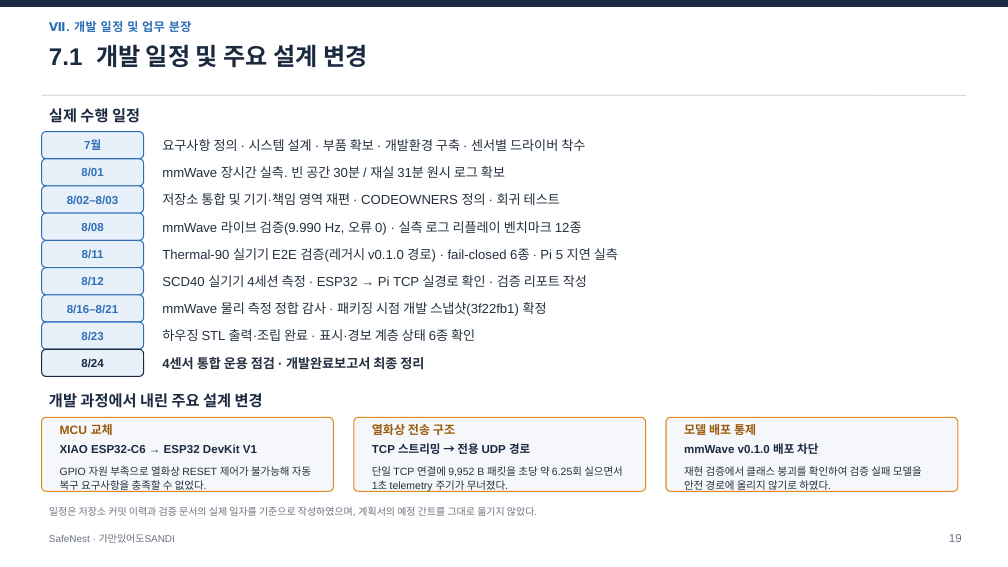
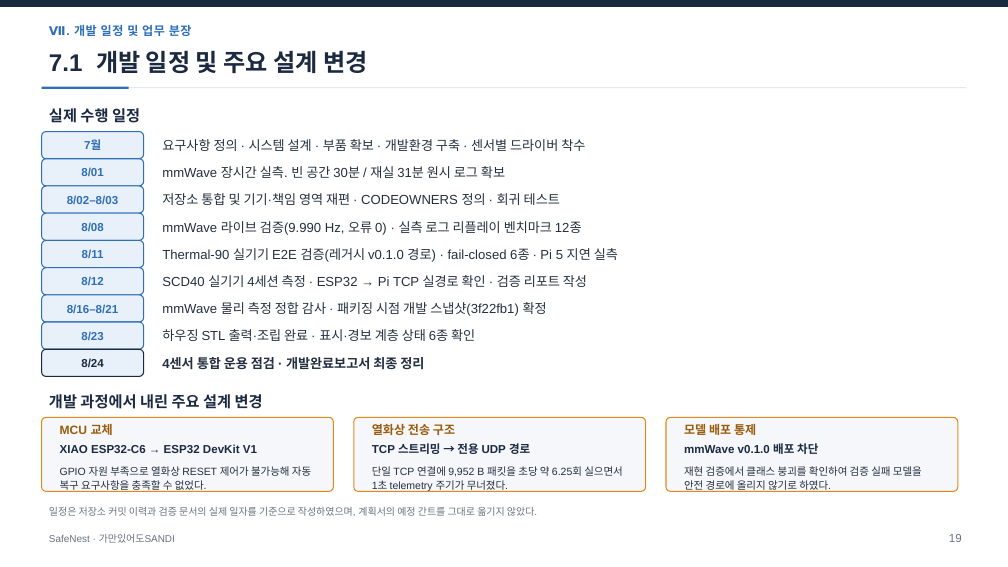
Before and after one commit to jinsu1011/safenest-embedded-competition, a slide deck: slide 20 of final-report/2026ESWContest_자유공모_가만있어도SANDI_개발완료보고서.pptx. Drawn at 1008x567 pixels with LibreOffice and Linux fonts; fonts in the diff are those of the drawing. Boxes give left, top, right and bottom in pixels: in the first picture for what was removed or moved away, otherwise in the second. Text is boxed around its words. In the diff, an @@ line names an element or a change of style, - is before the commit and + after.

```diff
--- a/final-report/2026ESWContest_자유공모_가만있어도SANDI_개발완료보고서.pptx
+++ b/final-report/2026ESWContest_자유공모_가만있어도SANDI_개발완료보고서.pptx
@@ text "Ⅶ. 개발 일정 및 업무 ...": place and size @@
-text "Ⅶ. 개발 일정 및 업무 ..." at <box>49,21,192,32</box>
+text "Ⅶ. 개발 일정 및 업무 ..." at <box>49,25,192,36</box>
@@ text "7.1 개발 일정 및 주요 ...": place and size @@
-text "7.1 개발 일정 및 주요 ..." at <box>49,44,367,67</box>
+text "7.1 개발 일정 및 주요 ..." at <box>49,50,367,73</box>
@@ line moved from (42, 95) - (966, 95) to (42, 88) - (966, 88) @@
@@ line (42, 88) - (966, 88): stroke #D8DEE6 1 pt to #D8DEE6 0.75 pt @@
@@ line added from (42, 88) to (129, 88), #2E6FB7 2.25 pt @@
```
Also in this commit, not shown: 20 other slides changed, 24 other files.
